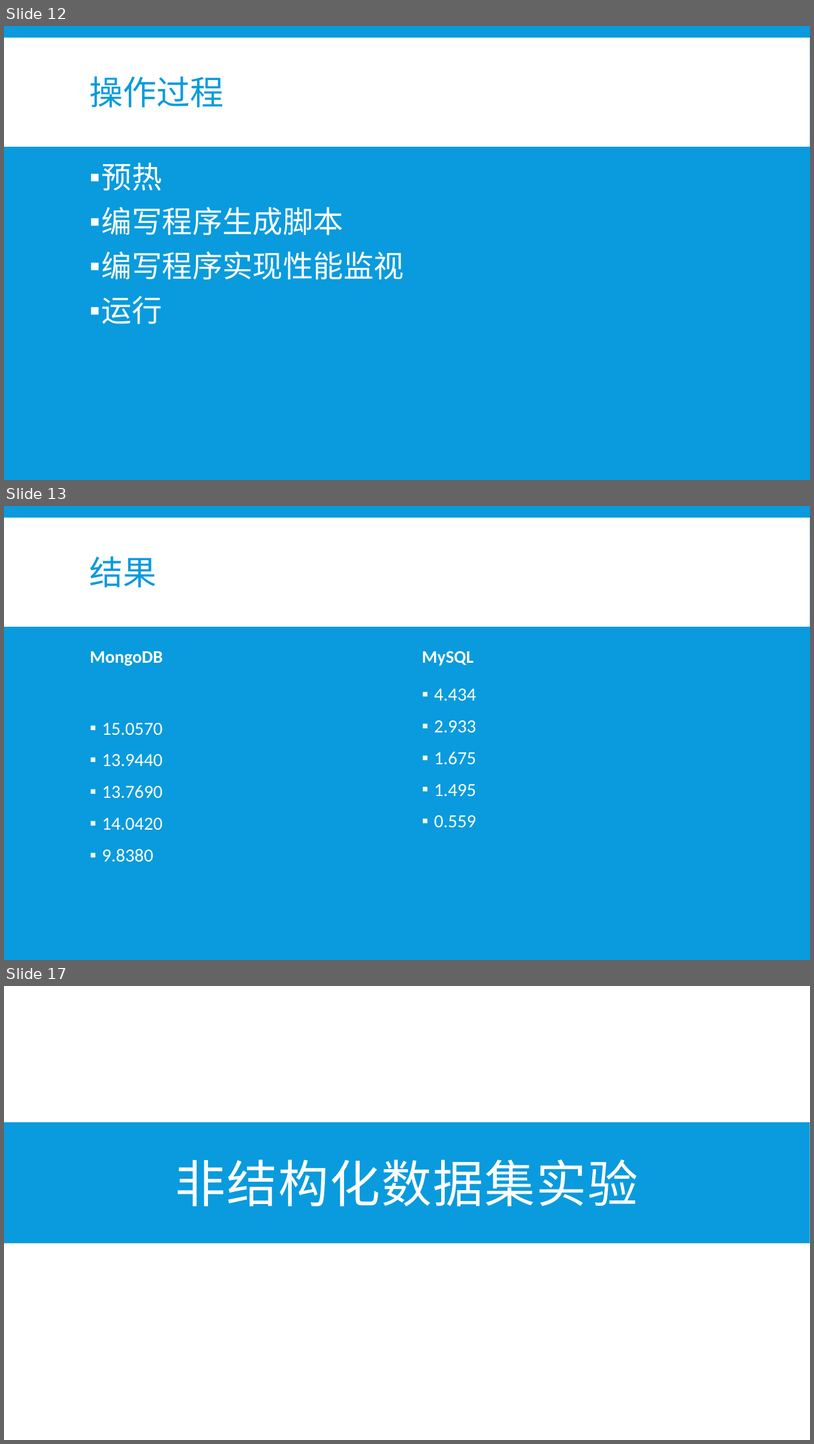
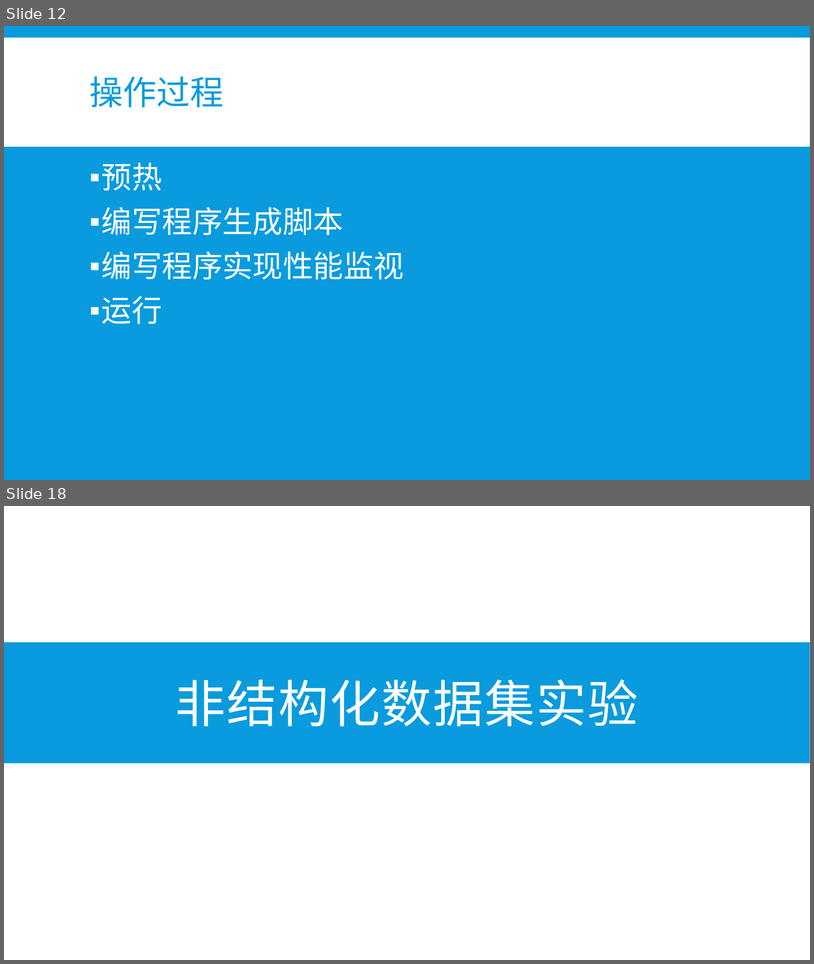
Before and after one commit to b4ubles/PCBNS, a slide deck: doc/NoSQL vs SQL.pptx. Shown one above the other, each under a label of ours: slides 12, 13 and 17 before the commit, slides 12 and 18 after it; the slides between them are not shown. The pictures are 814x1444 and 814x964 pixels, drawn with LibreOffice and Linux fonts; fonts in the diff are those of the drawing. Boxes give left, top, right and bottom in pixels: in the first picture for what was removed or moved away, otherwise in the second. Text is boxed around its words. In the diff, an @@ line names an element or a change of style, - is before the commit and + after.

```diff
--- a/doc/NoSQL vs SQL.pptx
+++ b/doc/NoSQL vs SQL.pptx
@@ slide 13 removed at bbox=[4, 506, 810, 960], background #099BDD; not listed: 1 template element that a slide beside it also shows @@
@@ title removed at bbox=[90, 556, 157, 588] @@
-结果
@@ text removed at bbox=[90, 651, 163, 666] @@
-MongoDB
@@ text removed at bbox=[422, 651, 474, 666] @@
-MySQL
@@ text removed at bbox=[434, 688, 476, 828] @@
-▪ 4.434
-▪ 2.933
-▪ 1.675
-▪ 1.495
-▪ 0.559
@@ text removed at bbox=[102, 723, 162, 862] @@
-▪ 15.0570
-▪ 13.9440
-▪ 13.7690
-▪ 14.0420
-▪ 9.8380
@@ what was slide 17 is now slide 18 @@
```
Also in this commit, not shown: 3 slides changed, 4 slides added, 2 other slides removed, 1 other file.
